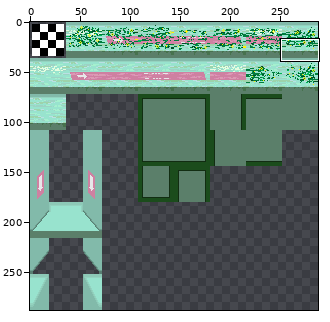
Two states of a sprite sheet, CasaDesDiamantes/tilesets/powerplantTiles/output_tileset.png. Above, an overview of the earlier version with the close-up marked.
Close-up. First the earlier version:
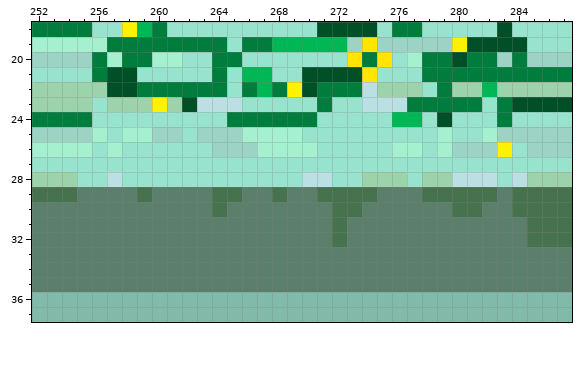
The file is 288x288 pixels. Shown: x 252..287, y 18..37. The commit also changed other parts of the picture, which this record leaves out.
And afterwards:
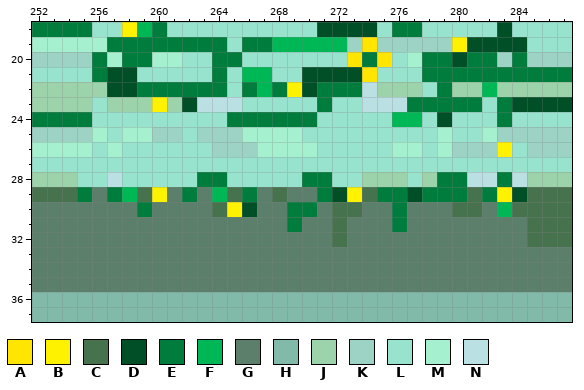
Palette (. is transparent): A #ffe500  B #fff200  C #47724e  D #004f26  E #007c3c  F #00b755  G #5b7f6a  H #82baaa  J #9dd3ab  K #9dd3c4  L #98e3ce  M #a5f0ce  N #bae0e3
Diff:
{"y":28,"x":263,"old":"LL","new":"EE"}
{"y":28,"x":270,"old":"NN","new":"EE"}
{"y":28,"x":279,"old":"JN","new":"EE"}
{"y":28,"x":283,"old":"L","new":"E"}
{"y":29,"x":255,"old":"G","new":"E"}
{"y":29,"x":257,"old":"GG","new":"EF"}
{"y":29,"x":260,"old":"G","new":"B"}
{"y":29,"x":262,"old":"G","new":"E"}
{"y":29,"x":264,"old":"C","new":"F"}
{"y":29,"x":266,"old":"G","new":"E"}
{"y":29,"x":271,"old":"CCC","new":"EDB"}
{"y":29,"x":275,"old":"GGGCCC","new":"EEDEEE"}
{"y":29,"x":282,"old":"CGC","new":"EBD"}
{"y":30,"x":259,"old":"G","new":"E"}
{"y":30,"x":265,"old":"GG","new":"BD"}
{"y":30,"x":269,"old":"GG","new":"EE"}
{"y":30,"x":276,"old":"G","new":"E"}
{"y":30,"x":283,"old":"G","new":"F"}
{"y":31,"x":269,"old":"G","new":"E"}
{"y":31,"x":276,"old":"G","new":"E"}
{"label":"changed","picture_box":[77,172,527,232]}
